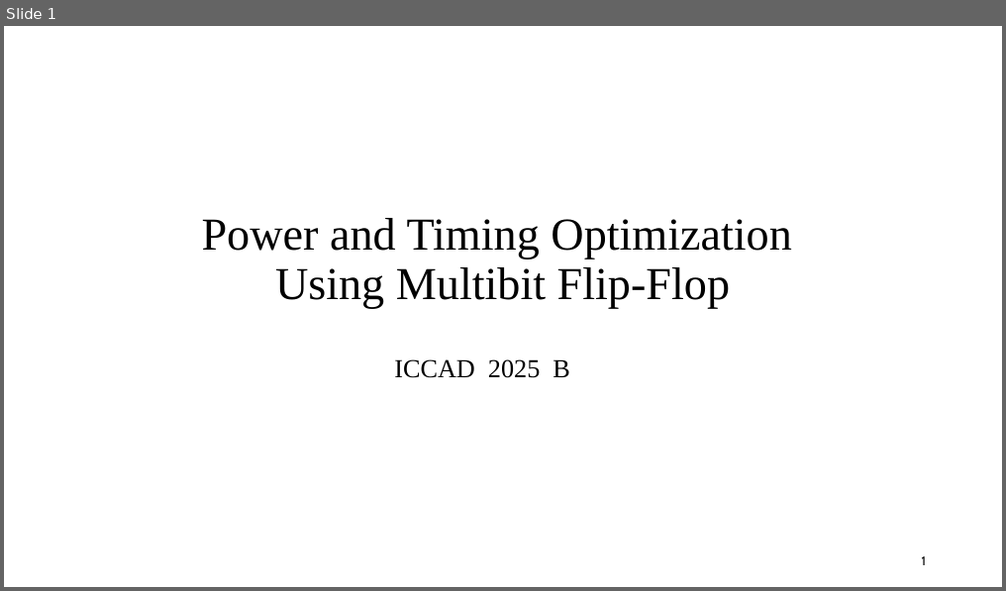
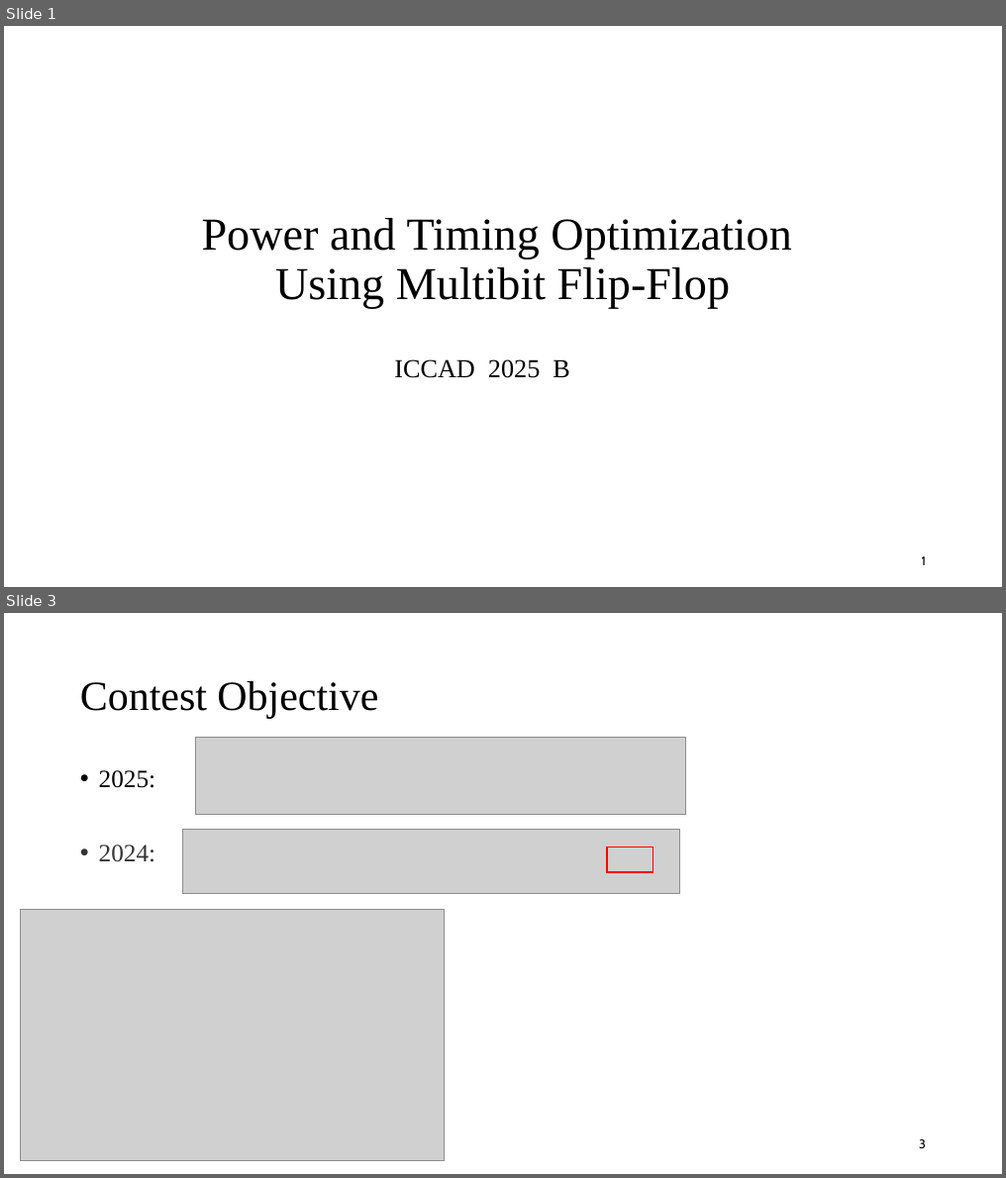
Before and after one commit to demon02130101/Lab, a slide deck: ICCAD/題目介紹.pptx. Shown one above the other, each under a label of ours: slide 1 before the commit, slides 1 and 3 after it; the slides between them are not shown. The pictures are 1006x591 and 1006x1178 pixels, drawn with LibreOffice and Linux fonts; fonts in the diff are those of the drawing; grey boxes stand for pictures. Boxes give left, top, right and bottom in pixels: in the first picture for what was removed or moved away, otherwise in the second. Text is boxed around its words. In the diff, an @@ line names an element or a change of style, - is before the commit and + after.

```diff
--- a/ICCAD/題目介紹.pptx
+++ b/ICCAD/題目介紹.pptx
@@ slide 3 added at (x1=4, y1=613, x2=1002, y2=1174), background #FFFFFF @@
@@ title added at (x1=80, y1=681, x2=378, y2=718), 40 pt, text #000000 @@
+Contest Objective
@@ picture added at (x1=195, y1=738, x2=685, y2=814) @@
@@ text added at (x1=99, y1=770, x2=155, y2=862), 24 pt, text #000000 @@
+• 2025:
+• 2024:
@@ picture added at (x1=183, y1=830, x2=680, y2=894) @@
@@ rectangle added at (x1=607, y1=848, x2=652, y2=872), outline #FF0000 1.5 pt @@
@@ picture added at (x1=20, y1=909, x2=445, y2=1161) @@
@@ page number added at (x1=919, y1=1140, x2=926, y2=1149), 12 pt, text #000000 @@
+3
```
Also in this commit, not shown: 2 other slides added, 1 slide removed, 4 other files.
